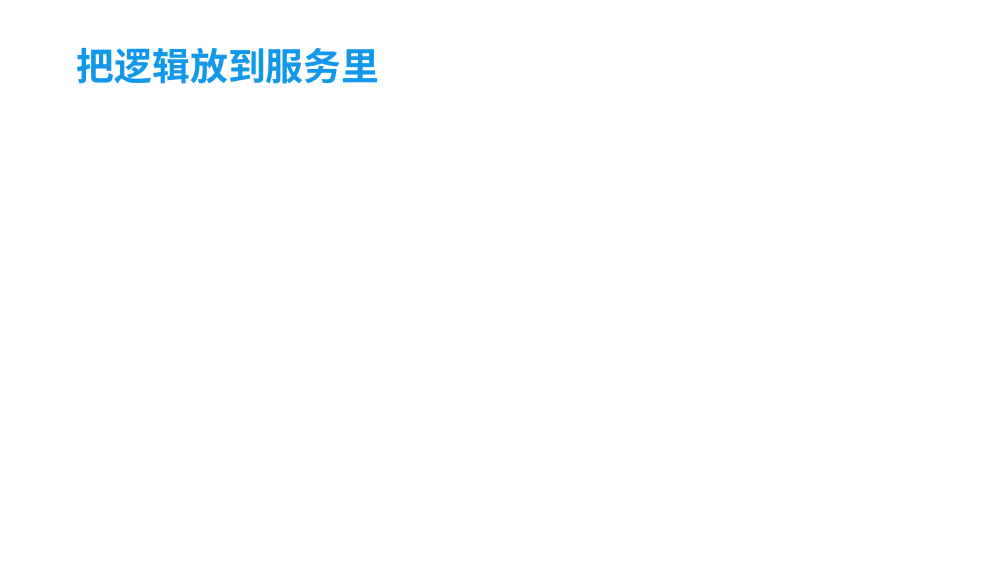
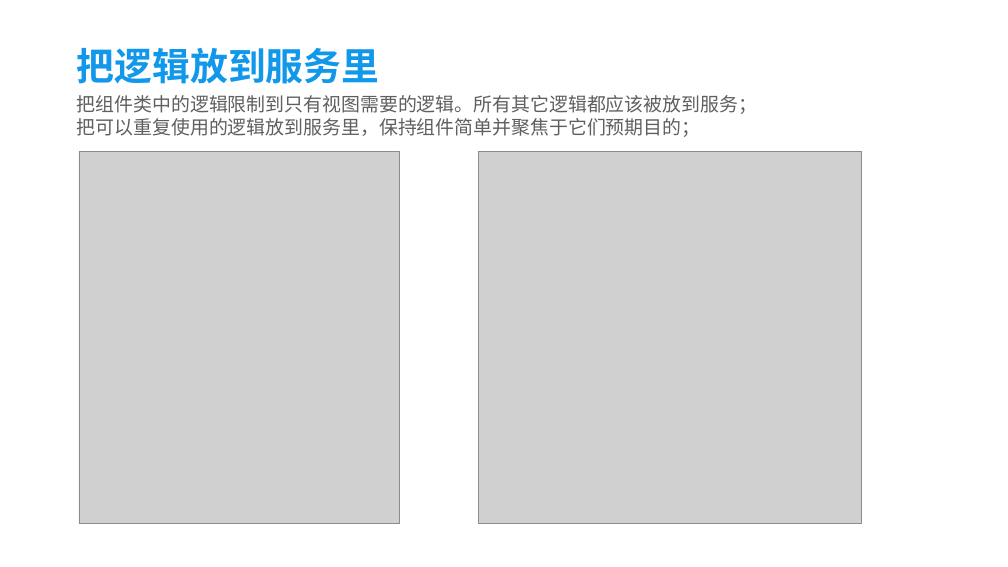
Before and after one commit to iuin/angular-example, a slide deck: slide 7 of Angular coding style.pptx. Drawn at 1008x567 pixels with LibreOffice and Linux fonts; fonts in the diff are those of the drawing; grey boxes stand for pictures; background and template pictures are left out. Boxes give left, top, right and bottom in pixels: in the first picture for what was removed or moved away, otherwise in the second. Text is boxed around its words. In the diff, an @@ line names an element or a change of style, - is before the commit and + after.

```diff
--- a/Angular coding style.pptx
+++ b/Angular coding style.pptx
@@ text added at (x1=77, y1=95, x2=757, y2=137), 18 pt, text #5F5F5F @@
+把组件类中的逻辑限制到只有视图需要的逻辑。所有其它逻辑都应该被放到服务；
+把可以重复使用的逻辑放到服务里，保持组件简单并聚焦于它们预期目的；
@@ picture added at (x1=79, y1=152, x2=399, y2=524) @@
@@ picture added at (x1=479, y1=152, x2=861, y2=524) @@
```
Also in this commit, not shown: 8 other slides changed, 1 slide removed.
